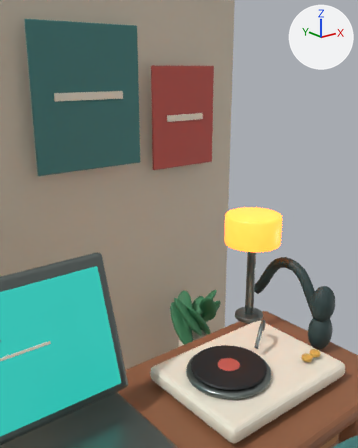
A saved change to the glTF model assets/room3d/qianyu-room.glb.
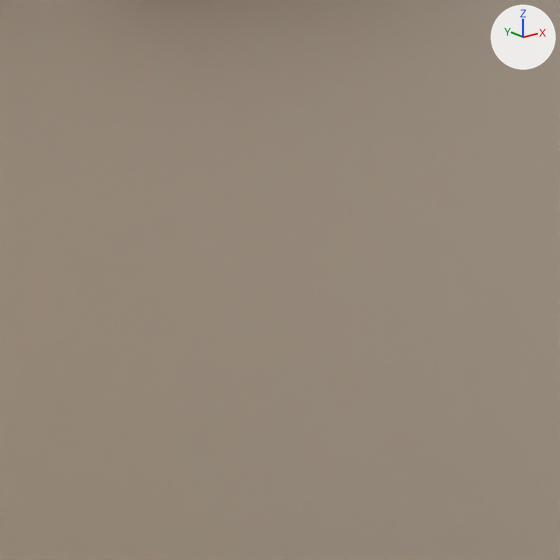
Old and new are each drawn from a 50 mm camera at (-0.33, -2.73, 7.17) aimed at (6.1, 5.31, 3.95) and again close up on the part from 35% to 60% of the width and 38% to 58% of the height. Lighting does not change. The marker at upper right points along +X, +Y and +Z. The last two pictures show the newer version. Where no turn or scale is listed for an object, it has been applied to the vertices.

The first close-up shows 'back_wall_right'.
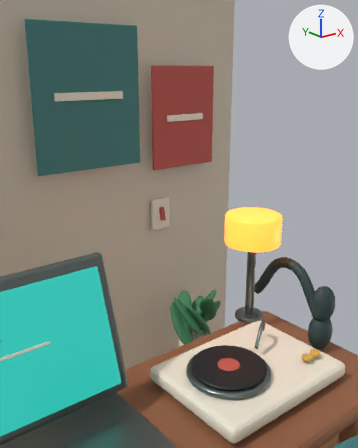
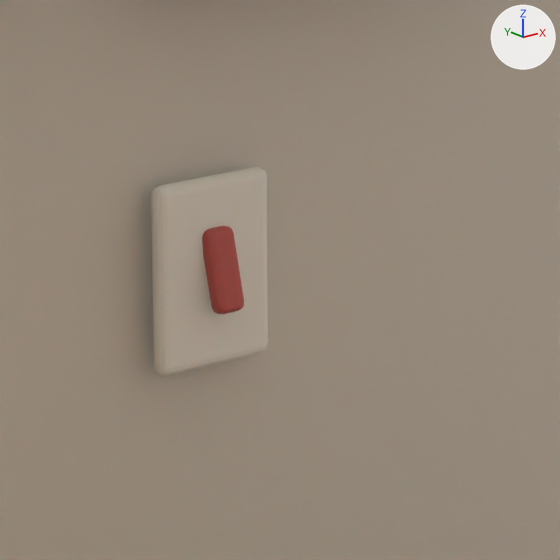
Boxes [x1, y1, x2, y2] around the edits, measured in the close-ups (560 x 560 px):
'wall_switch_plate', added: after [151, 167, 268, 376]
'wall_switch_toggle', added (red): after [202, 226, 244, 314]

What changed in the scene script:
```text
Add me_cube_010_1:
    me_cube_010_1.from_pydata(...)  # 96 vertices, 188 faces; spans x -0.06..0.06, y -0.063..0.063, z -0.147..0.147
    me_cube_010_1.materials.append(mat_red)  # red #c45950
Add me_cube_009_1:
    me_cube_009_1.from_pydata(...)  # 96 vertices, 188 faces; spans x -0.24..0.24, y -0.035..0.035, z -0.34..0.34
    me_cube_009_1.materials.append(mat_cream)  # pale yellow #f5ecda
Add ob_wall_switch_toggle:
    ob_wall_switch_toggle = bpy.data.objects.new('wall_switch_toggle', me_cube_010_1)
    ob_wall_switch_toggle.location = (5.85, 5.57, 4.17)
Add ob_wall_switch_plate:
    ob_wall_switch_plate = bpy.data.objects.new('wall_switch_plate', me_cube_009_1)
    ob_wall_switch_plate.location = (5.85, 5.64, 4.15)
```
